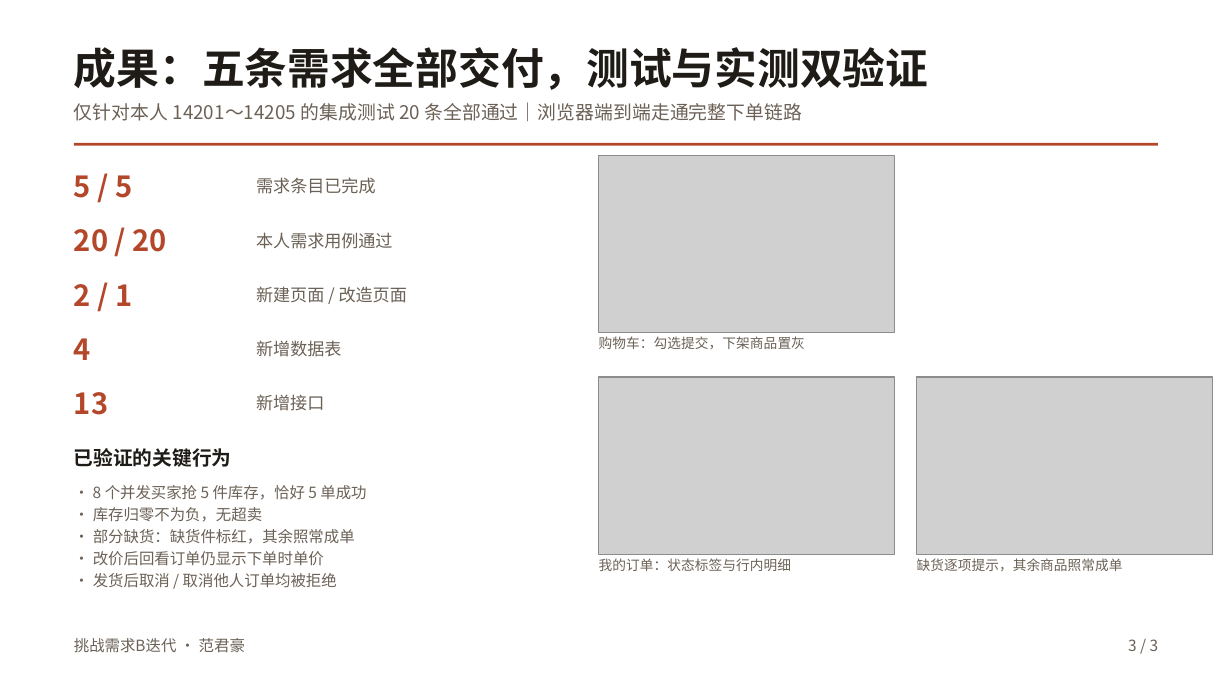
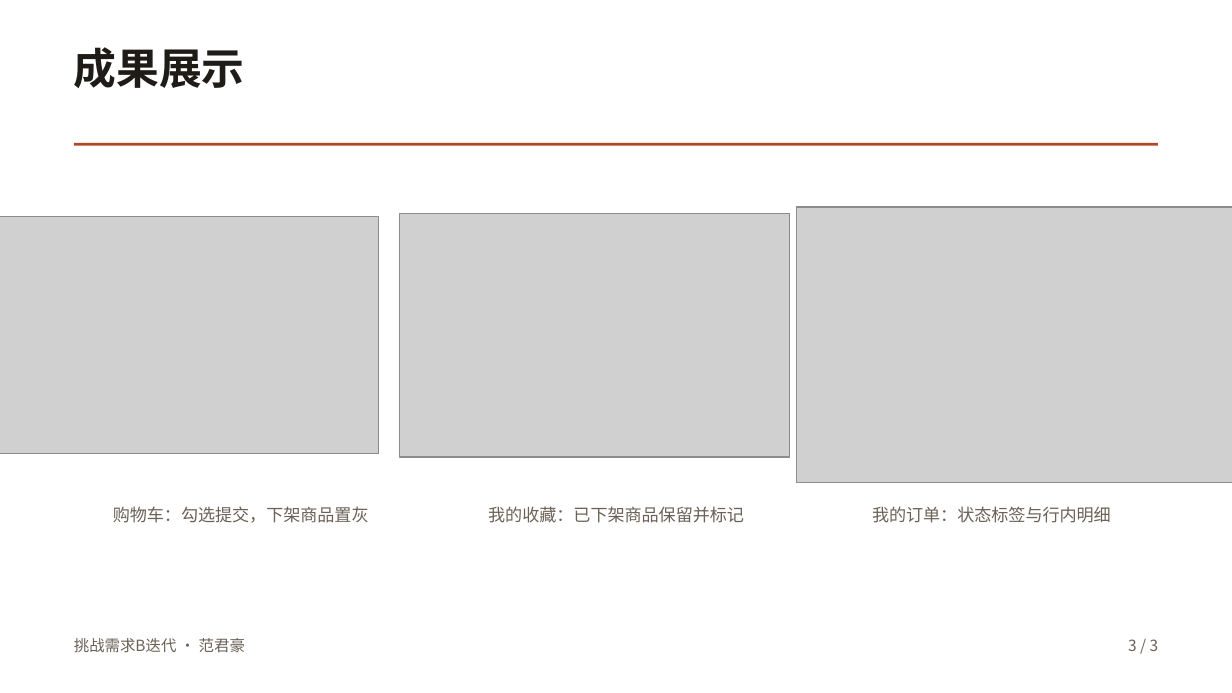
Before and after one commit to hds556/se-course-project, a slide deck: slide 3 of 成果物/范君豪/汇报PPT/挑战需求B迭代汇报-范君豪.pptx. Drawn at 1232x693 pixels with LibreOffice and Linux fonts; fonts in the diff are those of the drawing; grey boxes stand for pictures. Boxes give left, top, right and bottom in pixels: in the first picture for what was removed or moved away, otherwise in the second. Text is boxed around its words. In the diff, an @@ line names an element or a change of style, - is before the commit and + after.

Commit message:
成果物: 更新挑战需求B迭代汇报PPT并新增第四次阶段性评审报告

```diff
--- a/成果物/范君豪/汇报PPT/挑战需求B迭代汇报-范君豪.pptx
+++ b/成果物/范君豪/汇报PPT/挑战需求B迭代汇报-范君豪.pptx
@@ text at <box>74,47,245,88</box>: text changed @@
-成果：五条需求全部交付，测试与实测双验证
+成果展示
@@ text removed at <box>74,102,802,121</box> @@
-仅针对本人 14201～14205 的集成测试 20 条全部通过｜浏览器端到端走通完整下单链路
@@ text removed at <box>74,175,133,198</box> @@
-5 / 5
@@ text removed at <box>256,177,375,194</box> @@
-需求条目已完成
@@ picture: place and size @@
-picture at <box>599,377,894,554</box>
+picture at <box>797,207,1232,482</box>
@@ picture: place and size @@
-picture at <box>599,155,894,333</box>
+picture at <box>0,217,379,453</box>
@@ text removed at <box>74,229,167,252</box> @@
-20 / 20
@@ text removed at <box>256,232,392,249</box> @@
-本人需求用例通过
@@ picture added at <box>399,213,790,457</box> @@
@@ text removed at <box>74,284,133,306</box> @@
-2 / 1
@@ text removed at <box>256,286,407,303</box> @@
-新建页面 / 改造页面
@@ text removed at <box>74,338,91,360</box> @@
-4
@@ text removed at <box>256,340,341,357</box> @@
-新增数据表
@@ picture removed at <box>917,377,1212,554</box> @@
@@ text removed at <box>74,392,108,415</box> @@
-13
@@ text removed at <box>256,394,324,411</box> @@
-新增接口
@@ text removed at <box>74,448,232,467</box> @@
-已验证的关键行为
@@ text "购物车：勾选提交，下架商品置灰": place and size @@
-text "购物车：勾选提交，下架商品置灰" at <box>599,336,805,349</box>
+text "购物车：勾选提交，下架商品置灰" at <box>113,506,369,523</box>
@@ text "购物车：勾选提交，下架商品置灰" at <box>113,506,369,523</box>: size 8 to 10 pt; alignment left to centre @@
@@ text removed at <box>93,485,366,587</box> @@
-• 8 个并发买家抢 5 件库存，恰好 5 单成功
-• 库存归零不为负，无超卖
-• 部分缺货：缺货件标红，其余照常成单
-• 改价后回看订单仍显示下单时单价
-• 发货后取消 / 取消他人订单均被拒绝
@@ text added at <box>488,506,744,523</box>, 10 pt, text #6B6156 @@
+我的收藏：已下架商品保留并标记
@@ text "我的订单：状态标签与行内明细" at <box>872,506,1111,523</box>: size 8 to 10 pt; alignment left to centre @@
@@ text "我的订单：状态标签与行内明细": place and size @@
-text "我的订单：状态标签与行内明细" at <box>599,558,791,571</box>
+text "我的订单：状态标签与行内明细" at <box>872,506,1111,523</box>
@@ text removed at <box>917,558,1123,571</box> @@
-缺货逐项提示，其余商品照常成单
```
Also in this commit, not shown: 2 other slides changed, 2 other files.
